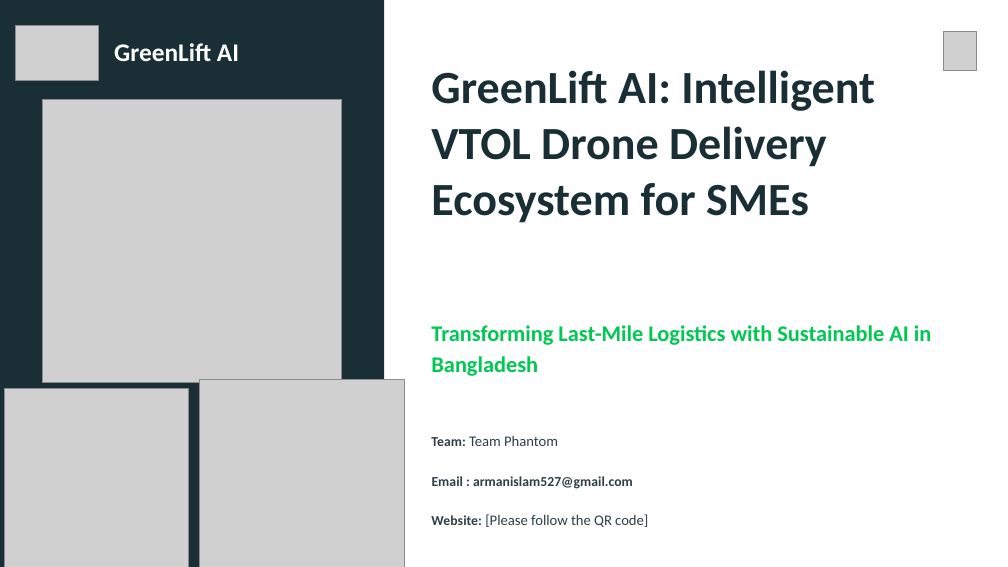
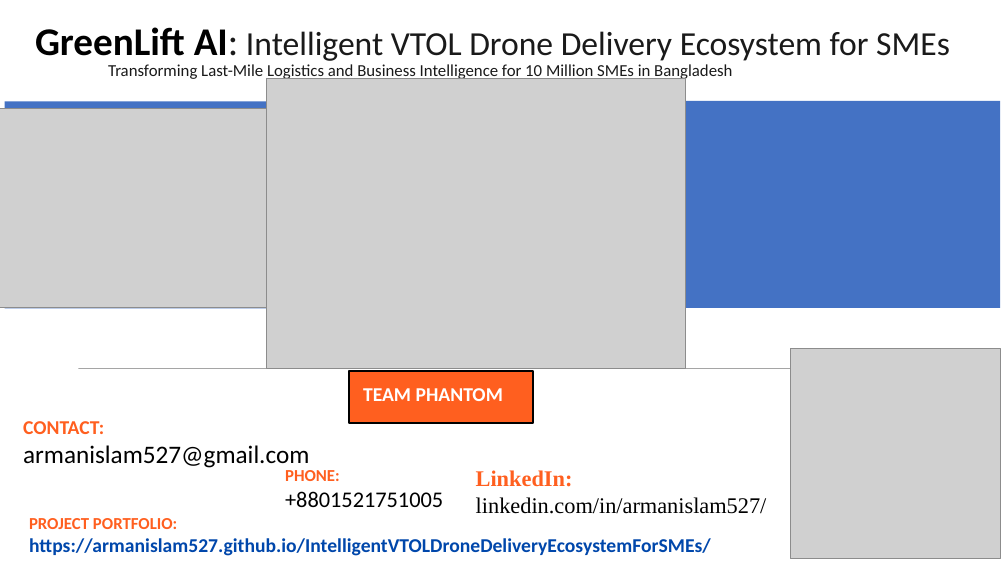
Before and after one commit to Armanislam527/IntelligentVTOLDroneDeliveryEcosystemForSMEs, a slide deck: slide 1 of GreenLift_AI_Intelligent_VTOL_Drone_Delivery_Ecosystem_for_SMEs.pptx. Drawn at 1008x567 pixels with LibreOffice and Linux fonts; fonts in the diff are those of the drawing; grey boxes stand for pictures; background and template pictures are left out. Boxes give left, top, right and bottom in pixels: in the first picture for what was removed or moved away, otherwise in the second. Text is boxed around its words. In the diff, an @@ line names an element or a change of style, - is before the commit and + after.

```diff
--- a/GreenLift_AI_Intelligent_VTOL_Drone_Delivery_Ecosystem_for_SMEs.pptx
+++ b/GreenLift_AI_Intelligent_VTOL_Drone_Delivery_Ecosystem_for_SMEs.pptx
@@ rectangle removed at (0, 0, 384, 566) @@
@@ picture removed at (16, 25, 99, 81) @@
@@ text "GreenLift AI: Intelligent VTOL Drone ...": place and size @@
-text "GreenLift AI: Intelligent VTOL Drone ..." at (431, 70, 875, 223)
+text "GreenLift AI: Intelligent VTOL Drone ..." at (35, 27, 950, 65)
@@ text "GreenLift AI: Intelligent VTOL Drone ..." at (35, 27, 950, 65): size 32.9 to 28 pt, text colour #1A2E35 to #000000 in "GreenLift AI:"; size 32.9 to 24 pt in "Intelligent VTOL Drone Delivery Ecosystem for SMEs"; text colour #1A2E35 to #1A1A1A, bold off in "AI: Intelligent VTOL Drone Delivery Ecosystem for ..."; line spacing 40pt to 1 @@
@@ text removed at (114, 43, 239, 61) @@
-GreenLift AI
@@ picture removed at (943, 31, 977, 71) @@
@@ text added at (108, 64, 732, 81), 12 pt, text #1A1A1A @@
+Transforming Last-Mile Logistics and Business Intelligence for 10 Million SMEs in Bangladesh
@@ picture added at (266, 79, 685, 369) @@
@@ picture: place and size @@
-picture at (42, 99, 342, 382)
+picture at (0, 109, 327, 308)
@@ rectangle added at (5, 102, 364, 308), fill #4472C4 @@
@@ rectangle added at (642, 101, 1001, 307), fill #4472C4 @@
@@ text removed at (431, 325, 931, 376) @@
-Transforming Last-Mile Logistics with Sustainable AI in Bangladesh
@@ picture added at (790, 349, 1000, 558) @@
@@ picture removed at (5, 389, 188, 567) @@
@@ rectangle added at (79, 369, 846, 369), fill #000000 @@
@@ picture removed at (200, 380, 404, 567) @@
@@ rectangle added at (349, 371, 533, 423), fill #FF5F1F, outline #000000 1.44 pt @@
@@ text at (363, 388, 503, 401): text changed; size 10.5 to 14 pt; text colour #2E4045 to #FFFFFF; bold on @@
-Team: Team Phantom
+TEAM PHANTOM
@@ text at (23, 421, 309, 468): text changed; size 9.8 to 18 pt; text colour #2E4045 to #000000; bold off @@
-Email : armanislam527@gmail.com
+CONTACT:
+armanislam527@gmail.com
@@ text added at (285, 470, 443, 507), 16 pt, text #000000 @@
+PHONE:
++8801521751005
@@ text added at (476, 470, 767, 514), 16 pt, text #000000 @@
+LinkedIn:
+linkedin.com/in/armanislam527/
@@ text added at (29, 518, 711, 556), 14 pt, text #0047AB, bold @@
+PROJECT PORTFOLIO:
+https://armanislam527.github.io/IntelligentVTOLDroneDeliveryEcosystemForSMEs/
@@ text removed at (431, 514, 648, 527) @@
-Website: [Please follow the QR code]
```
Also in this commit, not shown: 3 other slides changed, 13 slides added, 8 slides removed, 1 other file.
